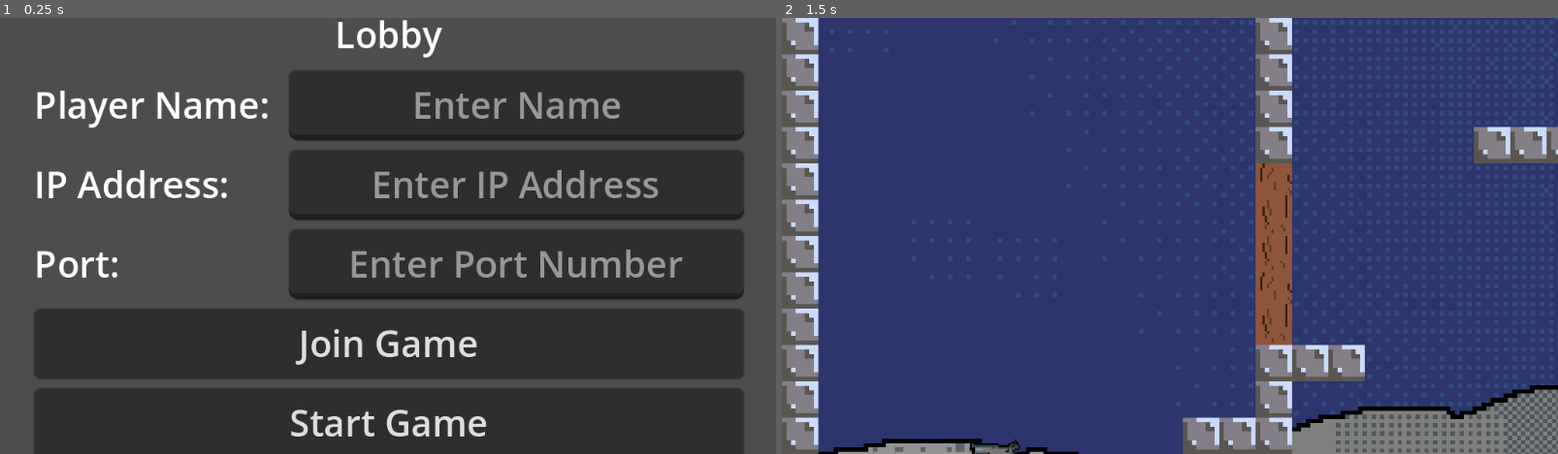
Above: before the commit, frames 1-2 (left to right).
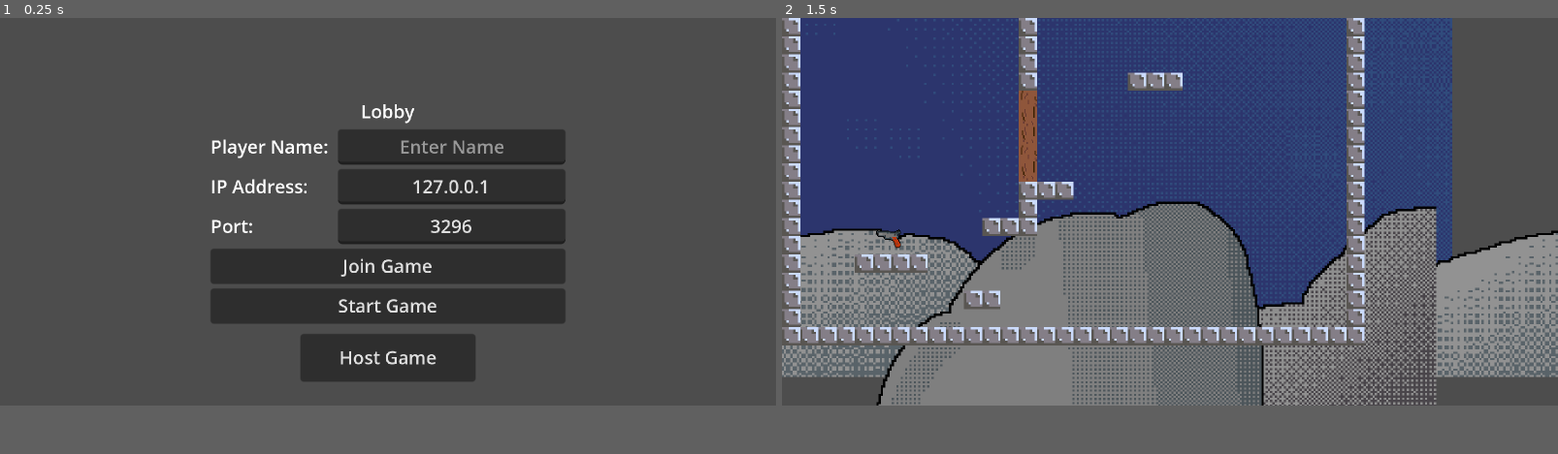
Above: after the commit, the same moments.

Repository: Flipfloppm/jump-n-gun
Game: Godot game, scene res://ClientLobby/lobby.tscn
The game is run twice, just before and just after one commit, with the same random seed, the same clock (stepped at 60 frames per second) and the same inputs. This scene is started directly instead of the project's main scene.
Inputs (mouse positions are in pixels of both pictures, inside the frame that each line leads up to):
- Up to frame 1 (0.25 s): no input
- Up to frame 2 (1.5 s): click "Start Game" at 0.5 s; tap Enter at 1.25 s; move the mouse to (1340, 214) at 1.27 s; hold D (right) from 1.28 s (still down); click (1340, 214) at 1.35 s
In our replay, the window is 800x450 before the commit and 800x400 after it. These sizes can differ from the game's own. Grey fills any space a smaller window leaves; there, only what the larger window draws over its background counts as a difference.

The runs differ from the first frame. In frame 1, 41% of the frame differs, in the area x 0-100%, y 0-100%; in frame 2, 59%.

Commit message:
Spawn and sync two players, bugs exits
Specifically:
* For one of the 2 players, the scene moves when the player moves
* The players can no longer pick up pistols. After reviewing the
tutorial.tscn file, it seems that the signal connection was lost
due to the players being removed.

Diff:
--- a/Characters/player.gd
+++ b/Characters/player.gd
@@ -15,53 +15,55 @@
 
 func _ready():
 	$GunRotation/Pistol.visible = false
+	$MultiplayerSynchronizer.set_multiplayer_authority(str(name).to_int())
 
 func _physics_process(delta):
-	# Add the gravity.
-	if not is_on_floor():
-		velocity.y += gravity * delta
+	if $MultiplayerSynchronizer.get_multiplayer_authority() == multiplayer.get_unique_id():
+		# Add the gravity.
+		if not is_on_floor():
+			velocity.y += gravity * delta
 
-	# Handle jump.
-	if Input.is_action_just_pressed("jump") and is_on_floor():
-		velocity.y = JUMP_VELOCITY
+		# Handle jump.
+		if Input.is_action_just_pressed("jump") and is_on_floor():
+			velocity.y = JUMP_VELOCITY
 
-	# Get the input direction and handle the movement/deceleration.
-	# As good practice, you should replace UI actions with custom gameplay actions.
-	var direction = Input.get_axis("left", "right")
-	if direction:
-		velocity.x = direction * SPEED
-	else:
-		velocity.x = move_toward(velocity.x, 0, SPEED)
+		# Get the input direction and handle the movement/deceleration.
+		# As good practice, you should replace UI actions with custom gameplay actions.
+		var direction = Input.get_axis("left", "right")
+		if direction:
+			velocity.x = direction * SPEED
+		else:
+			velocity.x = move_toward(velocity.x, 0, SPEED)
 
-	# This rotates the gun following the mouse
-	mousePosVector = Vector2(get_global_mouse_position() - position)
-	gunRotation = acos(mousePosVector.dot(Vector2(1,0)) / mousePosVector.length())
-	if (get_global_mouse_position().y < position.y):
-		gunRotation *= -1
-	$GunRotation.rotation = gunRotation
+		# This rotates the gun following the mouse
+		mousePosVector = Vector2(get_global_mouse_position() - position)
+		gunRotation = acos(mousePosVector.dot(Vector2(1,0)) / mousePosVector.length())
+		if (get_global_mouse_position().y < position.y):
+			gunRotation *= -1
+		$GunRotation.rotation = gunRotation
 
-	if Input.is_action_just_pressed("shoot") and hasPistol:
-		# Shoot bullet.
-		var b = bullet.instantiate()
-		b.global_position = $GunRotation/BulletSpawn.global_position
-		b.rotation_degrees = $GunRotation.rotation_degrees
-		get_tree().root.add_child(b)
+		if Input.is_action_just_pressed("shoot") and hasPistol:
+			# Shoot bullet.
+			var b = bullet.instantiate()
+			b.global_position = $GunRotation/BulletSpawn.global_position
+			b.rotation_degrees = $GunRotation.rotation_degrees
+			get_tree().root.add_child(b)
 
-		# Knockback player.
-		var knockback_vector = Vector2.ZERO
-		var knockback_rads = $GunRotation.rotation + PI
-		knockback_vector.y = sin(knockback_rads) * 0.5
-		knockback_vector.x = cos(knockback_rads)
-		print(knockback_vector)
-		velocity += knockback_vector * PISTOL_KNOCKBACK_VELOCITY
-		print(velocity)
-		print()
-		knockback_vector = lerp(knockback_vector, Vector2.ZERO, 0.1)
-	move_and_slide()
+			# Knockback player.
+			var knockback_vector = Vector2.ZERO
+			var knockback_rads = $GunRotation.rotation + PI
+			knockback_vector.y = sin(knockback_rads) * 0.5
+			knockback_vector.x = cos(knockback_rads)
+			print(knockback_vector)
+			velocity += knockback_vector * PISTOL_KNOCKBACK_VELOCITY
+			print(velocity)
+			print()
+			knockback_vector = lerp(knockback_vector, Vector2.ZERO, 0.1)
+		move_and_slide()
 
 
 func _on_pistol_body_entered(body):
-	#print("entered")
+	print("entered")
 	pickedUp.emit()
 	hasPistol = true
 	$GunRotation/Pistol.visible = true
--- a/Characters/player.tscn
+++ b/Characters/player.tscn
@@ -1,16 +1,27 @@
-[gd_scene load_steps=6 format=3 uid="uid://pxa5tmuyeak5"]
+[gd_scene load_steps=8 format=3 uid="uid://pxa5tmuyeak5"]
 
 [ext_resource type="Script" path="res://Characters/player.gd" id="1_qtoxy"]
 [ext_resource type="PackedScene" uid="uid://c1rppcpleo7ke" path="res://Items/bullet.tscn" id="2_s0s0i"]
 [ext_resource type="Texture2D" uid="uid://bcrqgig4ywyk5" path="res://Art/Weapons/pistol.png" id="3_o418j"]
 [ext_resource type="Texture2D" uid="uid://bp6cpvqsq4bey" path="res://Art/Legacy-Fantasy - High Forest 2.3/Character/Idle/charA-idle-anim.png" id="3_oosko"]
+[ext_resource type="PackedScene" path="res://Levels/camera_2d.tscn" id="5_odu63"]
 
 [sub_resource type="CapsuleShape2D" id="CapsuleShape2D_sj6uy"]
 radius = 8.0
 height = 44.0
 
+[sub_resource type="SceneReplicationConfig" id="SceneReplicationConfig_qq1f1"]
+properties/0/path = NodePath(".:position")
+properties/0/spawn = true
+properties/0/replication_mode = 1
+properties/1/path = NodePath("GunRotation:rotation")
+properties/1/spawn = true
+properties/1/replication_mode = 1
+
 [node name="Player" type="CharacterBody2D"]
 position = Vector2(0, -24)
+collision_layer = 2
+collision_mask = 5
 script = ExtResource("1_qtoxy")
 bullet = ExtResource("2_s0s0i")
 
@@ -33,3 +44,8 @@
 
 [node name="BulletSpawn" type="Node2D" parent="GunRotation"]
 position = Vector2(50, -5)
+
+[node name="Camera2D" parent="." instance=ExtResource("5_odu63")]
+
+[node name="MultiplayerSynchronizer" type="MultiplayerSynchronizer" parent="."]
+replication_config = SubResource("SceneReplicationConfig_qq1f1")
--- a/ClientLobby/lobby.tscn
+++ b/ClientLobby/lobby.tscn
@@ -67,6 +67,7 @@
 
 [node name="IPEdit" type="LineEdit" parent="CenterContainer/VBoxContainer/GridContainer"]
 layout_mode = 2
+text = "127.0.0.1"
 placeholder_text = "Enter IP Address"
 alignment = 1
 
@@ -76,6 +77,7 @@
 
 [node name="PortEdit" type="LineEdit" parent="CenterContainer/VBoxContainer/GridContainer"]
 layout_mode = 2
+text = "3296"
 placeholder_text = "Enter Port Number"
 alignment = 1
 
--- a/Levels/camera_2d.gd
+++ b/Levels/camera_2d.gd
@@ -8,7 +8,8 @@
 
 # Called every frame. 'delta' is the elapsed time since the previous frame.
 func _process(delta):
-	var pos = get_node("../Player").global_position # Subtract here if we want to put a info bar at the top.
+	#var pos = get_node("../Player").global_position # Subtract here if we want to put a info bar at the top.
+	var pos = get_parent().global_position
 	var x = floor(pos.x / 512) * 512
 	var y = floor(pos.y / 288) * 288
 	global_position = Vector2(x,y)
--- a/Levels/tutorial_level.gd
+++ b/Levels/tutorial_level.gd
@@ -6,7 +6,7 @@
 func _ready():
 	print("level ready")
 	var index = 0
-	print(str(GameManager.PLAYERS))
+	print("players:" + str(GameManager.PLAYERS))
 	for i in GameManager.PLAYERS:
 		var cur_player = PLAYERSCENE.instantiate()
 		cur_player.name = str(GameManager.PLAYERS[i].id)
--- a/Levels/tutorial_level.tscn
+++ b/Levels/tutorial_level.tscn
@@ -1,11 +1,8 @@
-[gd_scene load_steps=19 format=3 uid="uid://dx2dup1o6g6ch"]
+[gd_scene load_steps=16 format=3 uid="uid://dx2dup1o6g6ch"]
 
 [ext_resource type="Texture2D" uid="uid://bsigt7n3mxr1i" path="res://Art/Parallax/justsky.png" id="1_4o4e4"]
-[ext_resource type="Script" path="res://Levels/tutorial_level.gd" id="1_phqsw"]
 [ext_resource type="Texture2D" uid="uid://c8lkberygf4ow" path="res://Art/Parallax/cloud3.png" id="2_e1jst"]
-[ext_resource type="PackedScene" uid="uid://pxa5tmuyeak5" path="res://Characters/player.tscn" id="2_ednqv"]
 [ext_resource type="PackedScene" uid="uid://bivf6f0vhnphu" path="res://Items/pistol.tscn" id="3_3edgi"]
-[ext_resource type="PackedScene" path="res://Levels/camera_2d.tscn" id="3_sldjp"]
 [ext_resource type="Texture2D" uid="uid://cdkvg1oapnr25" path="res://Art/Parallax/cloud1.png" id="3_wnv32"]
 [ext_resource type="Texture2D" uid="uid://dyrghk3mw2sk3" path="res://Art/LevelTiles/metal-block-8.png" id="4_bsj7e"]
 [ext_resource type="Texture2D" uid="uid://dldq0513v6icp" path="res://Art/Parallax/cloud2.png" id="4_tjhv5"]
@@ -93,10 +90,9 @@
 sources/3 = SubResource("TileSetAtlasSource_5f4w6")
 
 [node name="TutorialLevel" type="Node2D"]
-script = ExtResource("1_phqsw")
-PLAYERSCENE = ExtResource("2_ednqv")
 
 [node name="ParallaxBackground" type="ParallaxBackground" parent="."]
+scroll_offset = Vector2(-176.788, -88.1085)
 
 [node name="Sky" type="ParallaxLayer" parent="ParallaxBackground"]
 modulate = Color(0.486275, 0.486275, 0.486275, 1)
@@ -136,15 +132,6 @@
 scale = Vector2(0.967188, 0.927778)
 texture = ExtResource("4_tjhv5")
 
-[node name="Camera2D" parent="." instance=ExtResource("3_sldjp")]
-position = Vector2(-1, 0.999992)
-scale = Vector2(0.75, 0.75)
-
-[node name="Player" parent="." instance=ExtResource("2_ednqv")]
-position = Vector2(38, 236)
-scale = Vector2(0.7, 0.7)
-collision_layer = 2
-
 [node name="StaticPistol" parent="." instance=ExtResource("3_3edgi")]
 position = Vector2(96, 194)
 scale = Vector2(0.75, 0.75)
@@ -163,12 +150,12 @@
 offset_bottom = 23.0
 
 [node name="SpawnLocations" type="Node2D" parent="."]
+visible = false
 
 [node name="0" type="Node2D" parent="SpawnLocations" groups=["PlayerSpawnPosition"]]
+visible = false
 position = Vector2(188, 96)
 
 [node name="1" type="Node2D" parent="SpawnLocations" groups=["PlayerSpawnPosition"]]
+visible = false
 position = Vector2(398, 165)
-
-[connection signal="pickedUp" from="Player" to="StaticPistol" method="_on_player_picked_up"]
-[connection signal="body_entered" from="StaticPistol" to="Player" method="_on_pistol_body_entered"]
--- a/project.godot
+++ b/project.godot
@@ -21,8 +21,8 @@
 
 [display]
 
-window/size/viewport_width=1024
-window/size/viewport_height=576
+window/size/viewport_width=2048
+window/size/viewport_height=1024
 window/size/initial_position_type=0
 window/stretch/scale=3.0
 window/size/initial_position_x=0.0
